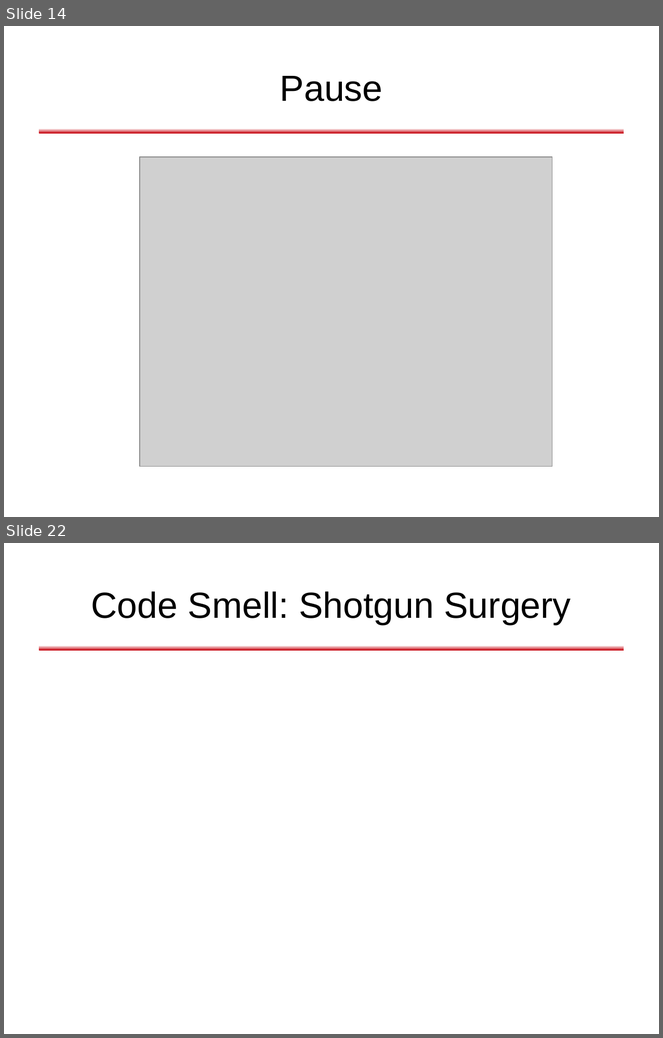
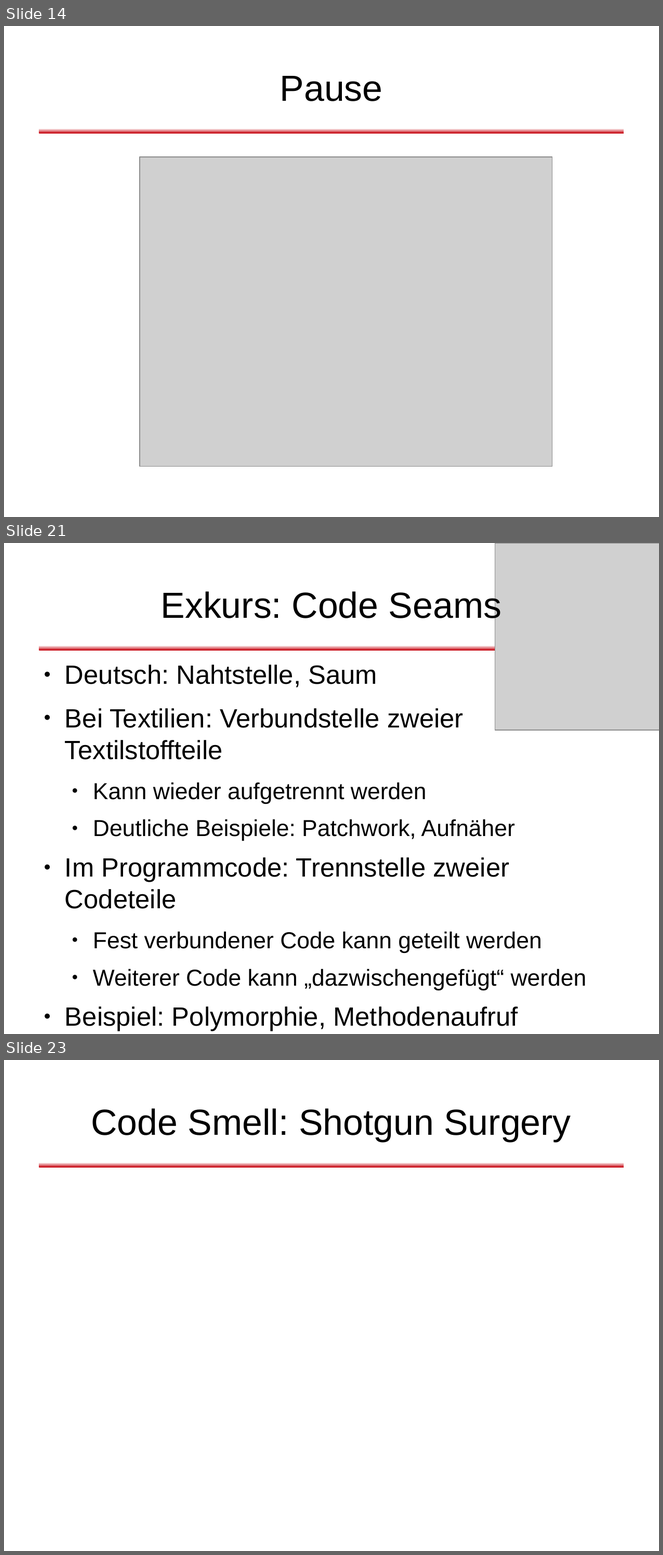
Before and after one commit to dlindner/vorlesung-se2-dhbw, a slide deck: added_2010/Refactoring (2010).odp. Shown one above the other, each under a label of ours: slides 14 and 22 before the commit, slides 14, 21 and 23 after it; the slides between them are not shown. The pictures are 663x1038 and 663x1555 pixels, drawn with LibreOffice and Linux fonts; fonts in the diff are those of the drawing; grey boxes stand for pictures; background and template pictures are left out. Boxes give left, top, right and bottom in pixels: in the first picture for what was removed or moved away, otherwise in the second. Text is boxed around its words. In the diff, an @@ line names an element or a change of style, - is before the commit and + after.

```diff
--- a/added_2010/Refactoring (2010).odp
+++ b/added_2010/Refactoring (2010).odp
@@ slide 21 added at bbox=[4, 543, 659, 1034], background #FFFFFF; not listed: 1 template element that a slide beside it also shows @@
@@ picture added at bbox=[496, 543, 659, 730] @@
@@ title added at bbox=[161, 589, 502, 625], 44 pt, text #000000 @@
+Exkurs: Code Seams
@@ text added at bbox=[65, 665, 587, 991], 32 pt, text #000000 @@
+● Deutsch: Nahtstelle, Saum
+● Bei Textilien: Verbundstelle zweier Textilstoffteile
+  ● Kann wieder aufgetrennt werden
+  ● Deutliche Beispiele: Patchwork, Aufnäher
+● Im Programmcode: Trennstelle zweier Codeteile
+  ● Fest verbundener Code kann geteilt werden
+  ● Weiterer Code kann „dazwischengefügt“ werden
+● Beispiel: Polymorphie, Methodenaufruf
@@ what was slide 22 is now slide 23 @@
```
Also in this commit, not shown: 9 slides changed, 1 other slide added, 1 slide removed, 1 other file.
